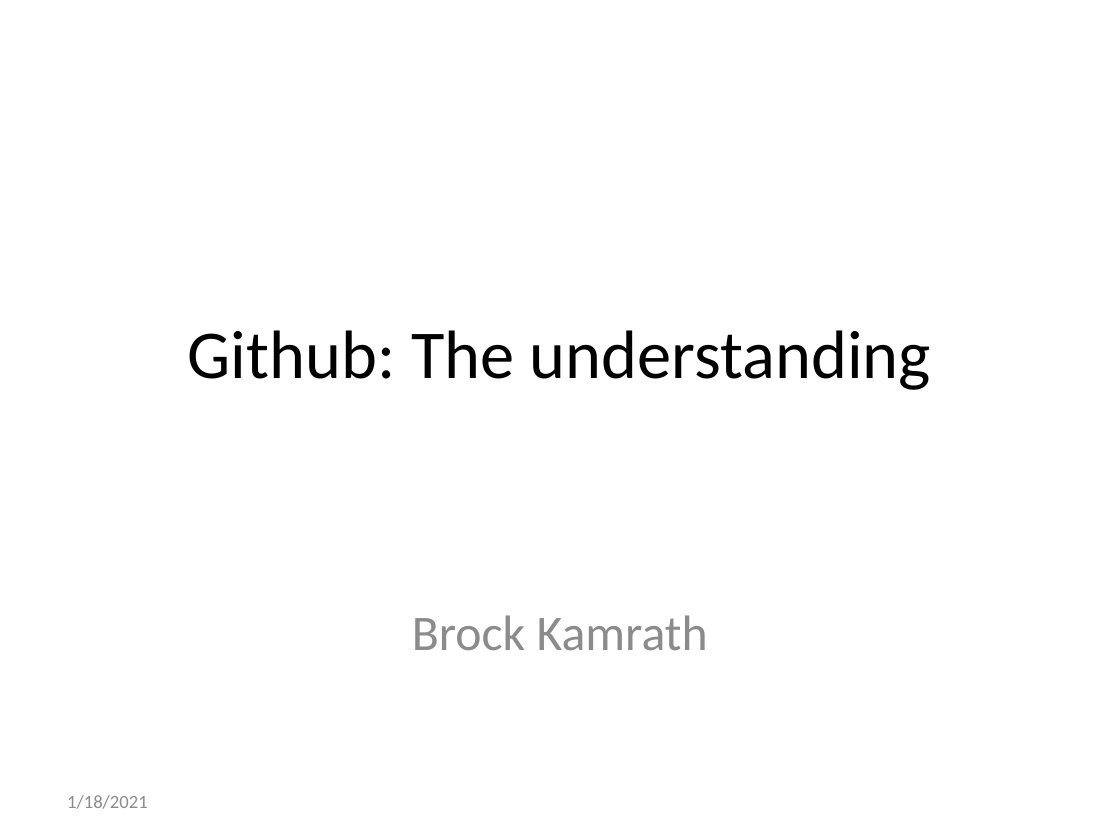
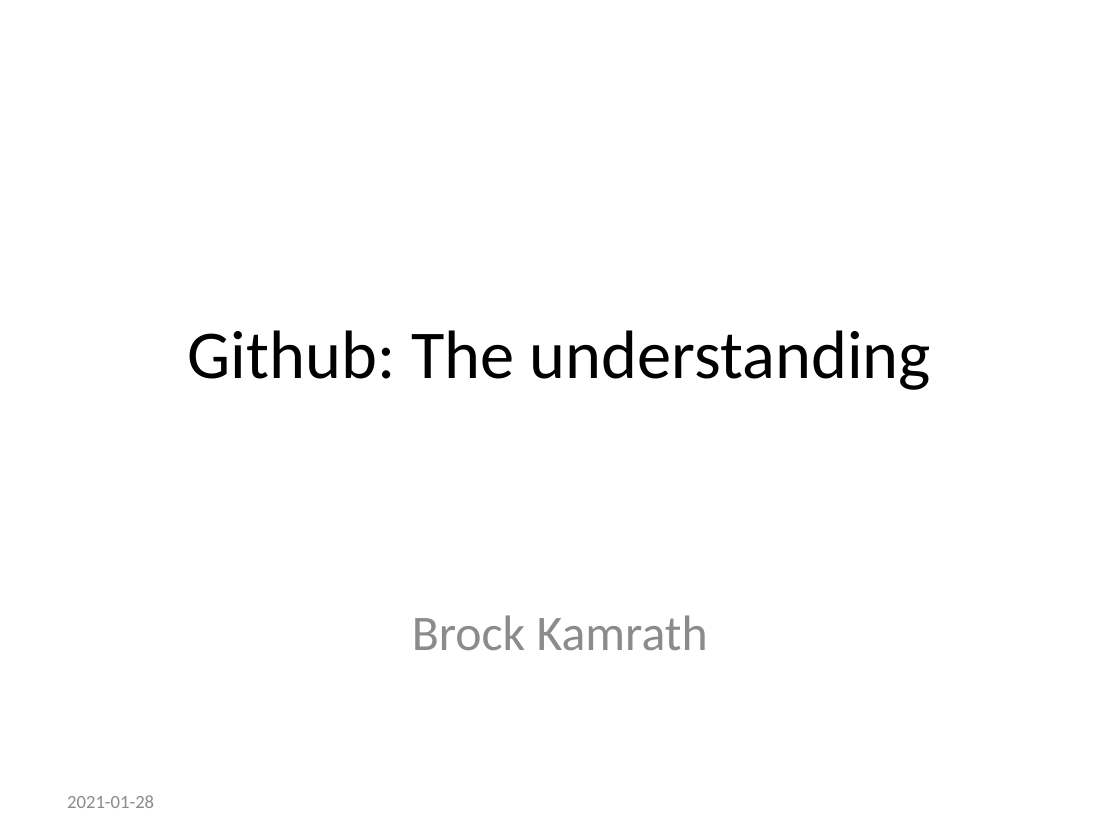
Before and after one commit to bjkamrat/myrepo, a slide deck: slide 1 of Github_week_pres2.pptx. Drawn at 1120x840 pixels with LibreOffice and Linux fonts; fonts in the diff are those of the drawing. Boxes give left, top, right and bottom in pixels: in the first picture for what was removed or moved away, otherwise in the second. Text is boxed around its words. In the diff, an @@ line names an element or a change of style, - is before the commit and + after.

```diff
--- a/Github_week_pres2.pptx
+++ b/Github_week_pres2.pptx
@@ text at box(67, 795, 154, 808): text changed @@
-1/18/2021
+2021-01-28
```
Also in this commit, not shown: 2 other slides changed, 16 slides added, 9 other files.
